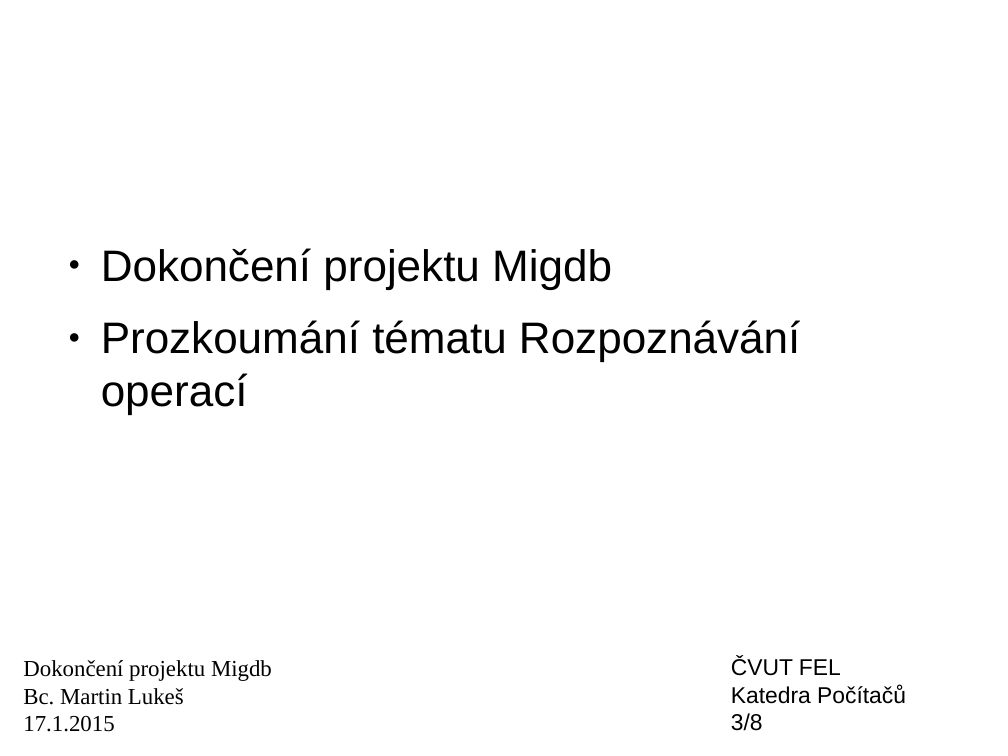
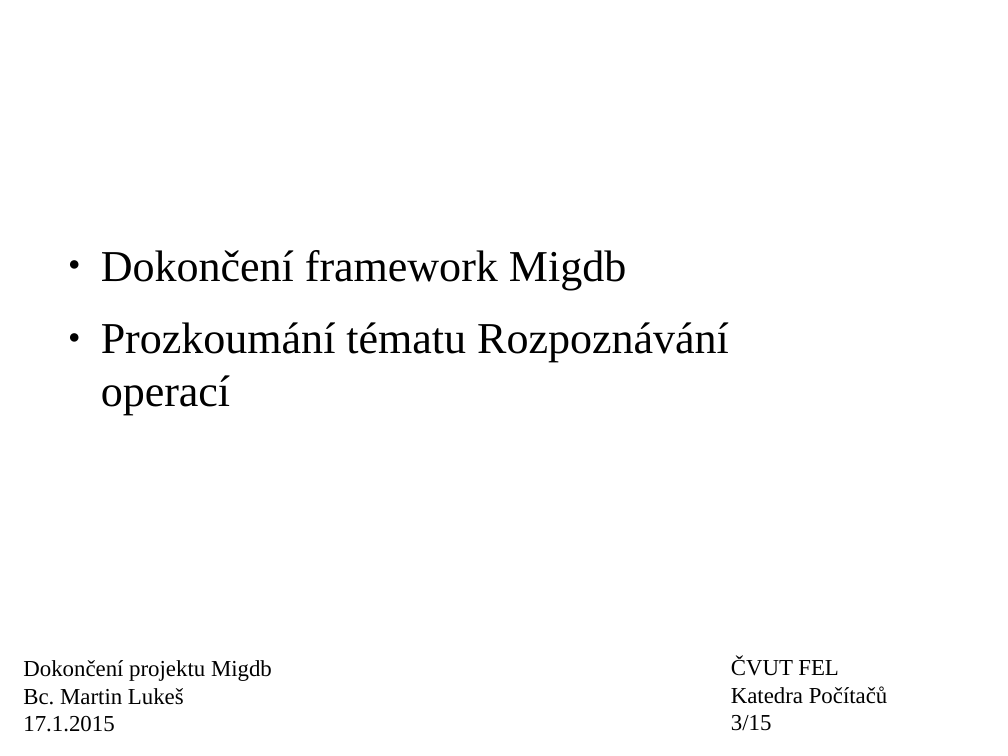
Before and after one commit to wox2/migrace_databaze, a slide deck: slide 3 of diplomka/prezentace.odp. Drawn at 1008x756 pixels with LibreOffice and Linux fonts; fonts in the diff are those of the drawing; background and template pictures are left out. Boxes give left, top, right and bottom in pixels: in the first picture for what was removed or moved away, otherwise in the second. Text is boxed around its words. In the diff, an @@ line names an element or a change of style, - is before the commit and + after.

```diff
--- a/diplomka/prezentace.odp
+++ b/diplomka/prezentace.odp
@@ text at (101,250,626,290): text changed; font Arial to Times New Roman @@
-● Dokončení projektu Migdb
+● Dokončení framework Migdb
@@ text at (101,322,729,416): font Arial to Times New Roman in "Prozkoumání tématu Rozpoznávání operací" @@
@@ text at (731,658,888,704): font Arial to Times New Roman in "ČVUT FEL", "Katedra Počítačů" @@
@@ text at (731,715,772,731): text changed; font Arial to Times New Roman @@
-3/8
+3/15
```
Also in this commit, not shown: 7 other slides changed, 7 slides added, 2 other files.
